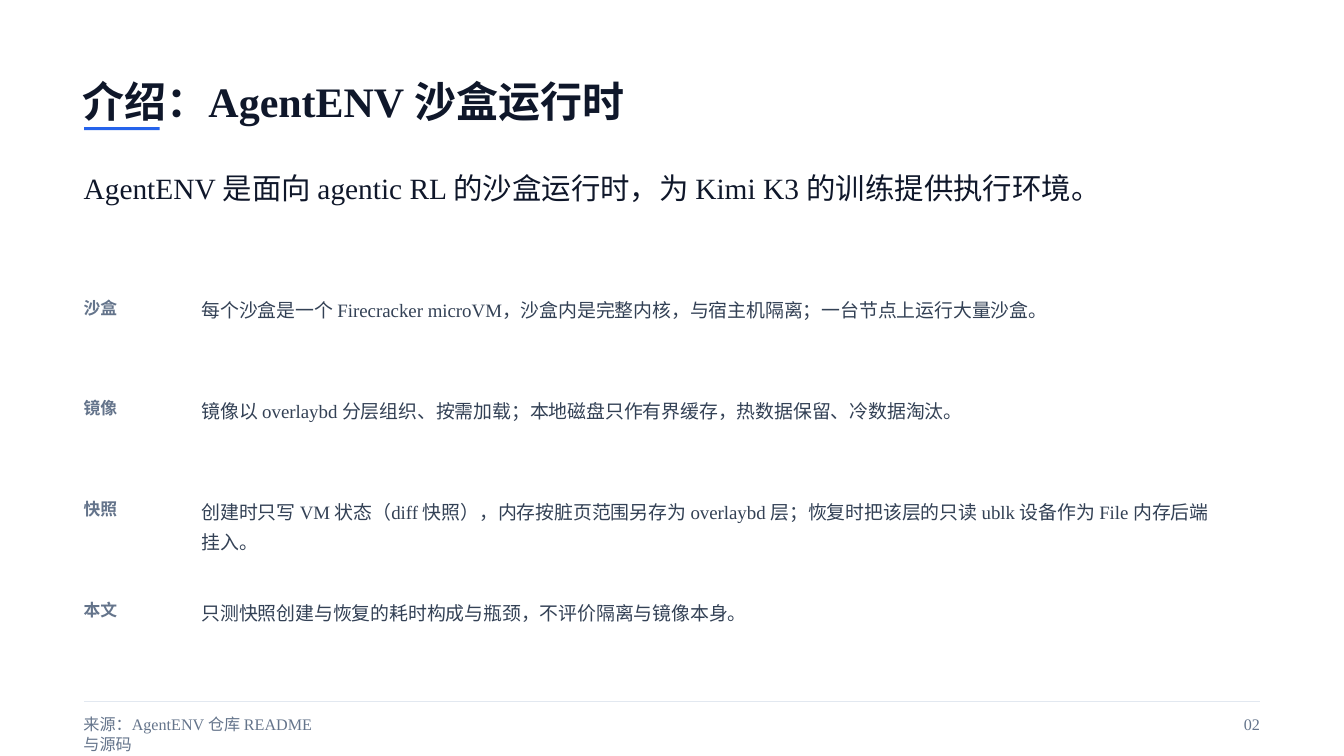
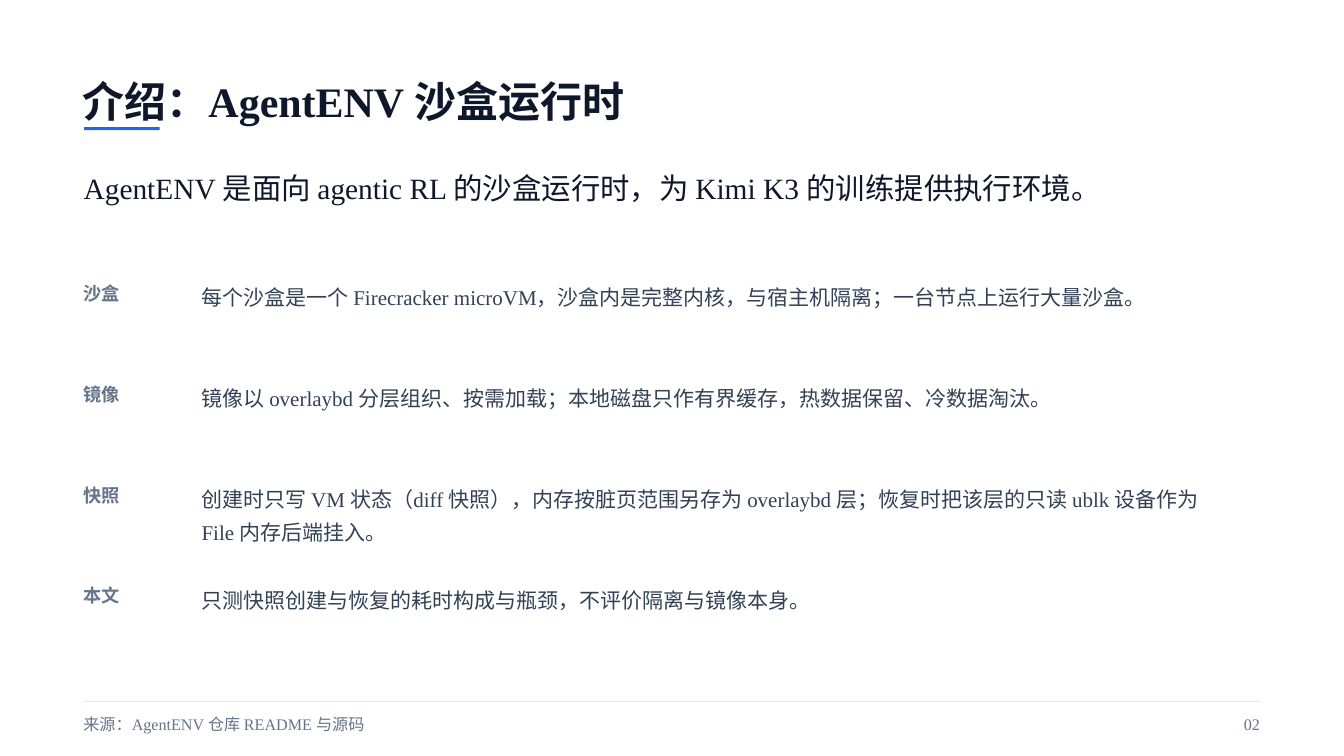
Before and after one commit to liushiqin-647/aenv, a slide deck: slide 2 of agentenv_20261102_polished.pptx. Drawn at 1344x756 pixels with LibreOffice and Linux fonts; fonts in the diff are those of the drawing. Boxes give left, top, right and bottom in pixels: in the first picture for what was removed or moved away, otherwise in the second. Text is boxed around its words. In the diff, an @@ line names an element or a change of style, - is before the commit and + after.

Commit message:
style: 介绍页排版——条目正文扩至15pt、标签13pt，页脚来源框加宽

```diff
--- a/agentenv_20261102_polished.pptx
+++ b/agentenv_20261102_polished.pptx
@@ 8 texts: place and size @@
-8 texts at box(84, 299, 1208, 622)
+8 texts at box(84, 284, 1199, 610)
@@ size 12 to 13 pt in 4 elements at box(84, 284, 120, 302), box(84, 386, 120, 403), box(84, 486, 120, 504), box(84, 586, 120, 604) @@
@@ size 13.5 to 15 pt in 4 elements at box(202, 287, 1146, 308), box(202, 388, 1051, 411), box(202, 489, 1199, 542), box(202, 590, 811, 610) @@
@@ text "来源：AgentENV 仓库 README 与源码" rewrapped from box(83, 716, 312, 752) to box(83, 716, 364, 734) @@
```
